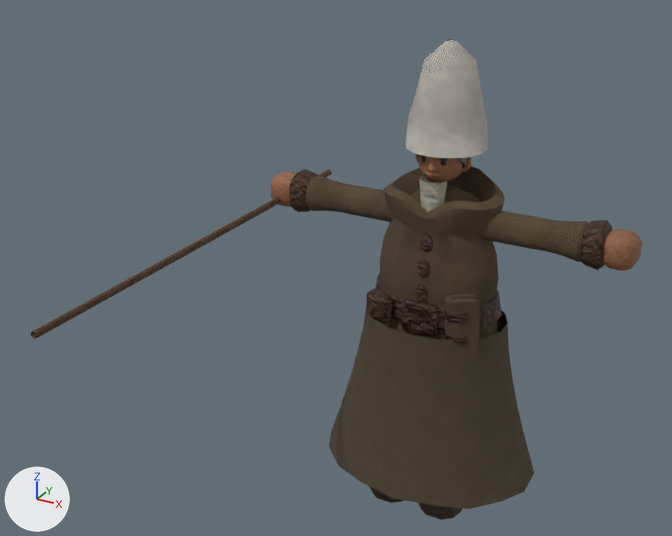
The glTF model csharp/Unciv.Godot/Packs/units/models/unit/Great Prophet.glb as it was, and as the next commit left it.
One viewpoint serves both versions: a 50 mm lens placed at (0.56, -1.386, 1.112), pointed at (-0.078, -0.225, 0.532). Arrows for +X, +Y and +Z are at lower left; the lights stay in place. The older version comes first. Where no turn or scale is listed for an object, it has been applied to the vertices. Vertices at exactly the same position are counted once.

The first picture shows 'Prop', 'Warrior'.
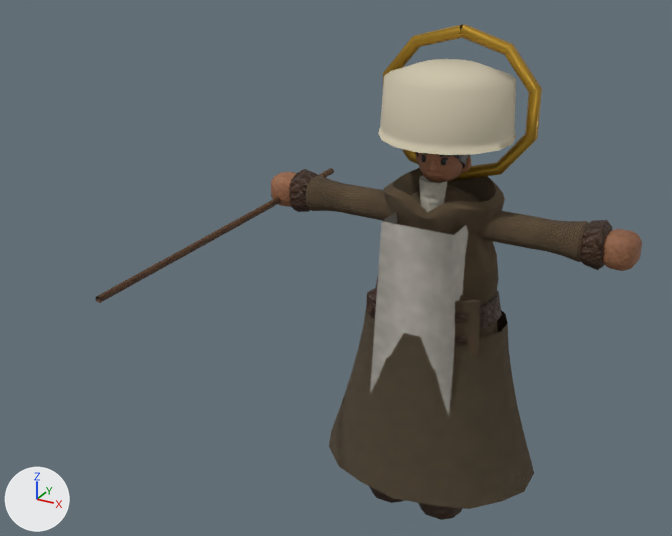
The newer file is also rescaled (x1.129) as a whole; pictures and numbers use the older file's frame.

Changed parts and their boxes [x1, y1, x2, y2] in the pictures (672 x 536 px; the box of a moved part takes in the faces that stretch with it):
'Warrior', reshaped
    before: [271, 40, 642, 520]
    after: [271, 24, 642, 520]
'Prop', moved, rescaled (21% narrower, 20% shorter)
    before: [31, 169, 332, 339]
    after: [95, 168, 334, 303]
part 1 of me_mesh_skinned, added
    after: [383, 24, 542, 181]
part 2 of me_mesh_skinned, added
    after: [370, 212, 494, 416]
part 3 of me_mesh_skinned, moved or reshaped
    before: [406, 40, 464, 157]
    after: [378, 59, 483, 153]
part 4 of me_mesh_skinned, recoloured
    before: [406, 40, 488, 159]
    after: [381, 62, 516, 155]
part 5 of me_mesh_skinned, recoloured
    before: [406, 40, 488, 159]
    after: [381, 62, 516, 155]

The change, as a list of edits to the scene's bpy script:
```text
Add mat_gilt:
    mat_gilt = bpy.data.materials.new('Gilt')
    mat_gilt.use_nodes = True; mat_gilt.node_tree.nodes.clear()
    _N = mat_gilt.node_tree.nodes; _L = mat_gilt.node_tree.links
    n0 = _N.new('ShaderNodeBsdfPrincipled'); n0.name = 'Principled BSDF'
    n0.inputs[1].default_value = 0.7  # 'Metallic'
    n0.inputs[2].default_value = 0.4  # 'Roughness'
    n1 = _N.new('ShaderNodeOutputMaterial'); n1.name = 'Material Output'
    n2 = _N.new('ShaderNodeVertexColor'); n2.name = 'Color Attribute'
    _L.new(n0.outputs[0], n1.inputs[0])  # 'BSDF' to 'Surface'
    _L.new(n2.outputs[0], n0.inputs[0])  # 'Color' to 'Base Color'
Add mat_bone:
    mat_bone = bpy.data.materials.new('Bone')
    mat_bone.use_nodes = True; mat_bone.node_tree.nodes.clear()
    _N = mat_bone.node_tree.nodes; _L = mat_bone.node_tree.links
    n0 = _N.new('ShaderNodeBsdfPrincipled'); n0.name = 'Principled BSDF'
    n0.inputs[2].default_value = 0.8  # 'Roughness'
    n1 = _N.new('ShaderNodeOutputMaterial'); n1.name = 'Material Output'
    n2 = _N.new('ShaderNodeVertexColor'); n2.name = 'Color Attribute'
    _L.new(n0.outputs[0], n1.inputs[0])  # 'BSDF' to 'Surface'
    _L.new(n2.outputs[0], n0.inputs[0])  # 'Color' to 'Base Color'
Change me_mesh_skinned:
    used by ob_warrior; location = (0.0, 0.0, -0.009)
    remove me_mesh_skinned.from_pydata(...)  # 2334 vertices, 4465 faces; spans x -0.331..0.331, y -0.159..0.156, z 0.009..0.859
    add me_mesh_skinned.from_pydata(...)  # 2420 vertices, 4627 faces; spans x -0.331..0.331, y -0.159..0.156, z 0.009..0.877
    me_mesh_skinned part 1: a new loose piece of 56 vertices spanning x -0.137..0.137, y 0.046..0.067, z 0.616..0.877, in mat_gilt
    me_mesh_skinned part 2: a new loose piece of 20 vertices spanning x -0.076..0.076, y -0.105..0.102, z 0.23..0.578, in mat_teamcolor
    me_mesh_skinned part 3
    6 vertices are removed from x -0.03..0.018, y -0.054..0.011, z 0.686..0.859
    43 faces are deleted
    66 vertices move from x -0.067..0.067, y -0.057..0.079, z 0.686..0.859 to x -0.113..0.113, y -0.102..0.124, z 0.705..0.82
    16 vertices are added at x -0.104..0.04, y -0.098..0.011, z 0.705..0.822
    63 new faces join them, mat_bone
    me_mesh_skinned part 4: 97 kept faces spanning x -0.113..0.113, y -0.102..0.124, z 0.705..0.82 get new vertex colours; the middle colour goes from light grey #c8c3b9 to beige #cdc3aa
    me_mesh_skinned part 5: 97 faces spanning x -0.113..0.113, y -0.102..0.124, z 0.705..0.82 switch from mat_teamcolor to mat_bone
    add me_mesh_skinned.materials.append(mat_gilt)
Change me_mesh_prop:
    used by ob_prop; location = (-0.305, -0.067, 0.544)
    remove me_mesh_prop.from_pydata(...)  # 23 vertices, 42 faces; spans x -0.005..0.006, y -0.564..0.225, z -0.006..0.006
    add me_mesh_prop.from_pydata(...)  # 23 vertices, 42 faces; spans x -0.005..0.006, y -0.441..0.235, z -0.006..0.006
    me_mesh_prop part 6: the whole mesh is scaled about its middle by (1, 0.857, 1), then moved by (0.0, 0.066, 0.0)
```
